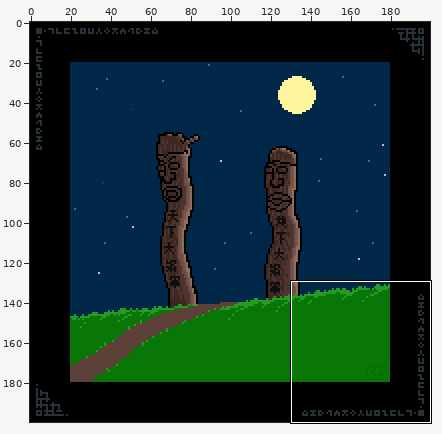
Two versions of one pixel-art file, works/pixel_dailies/pixel_dailies_20210804_historic_artefact.aseprite. The picture above shows the old version from afar; the outline marks the close-up.
Close-up. Before the commit:
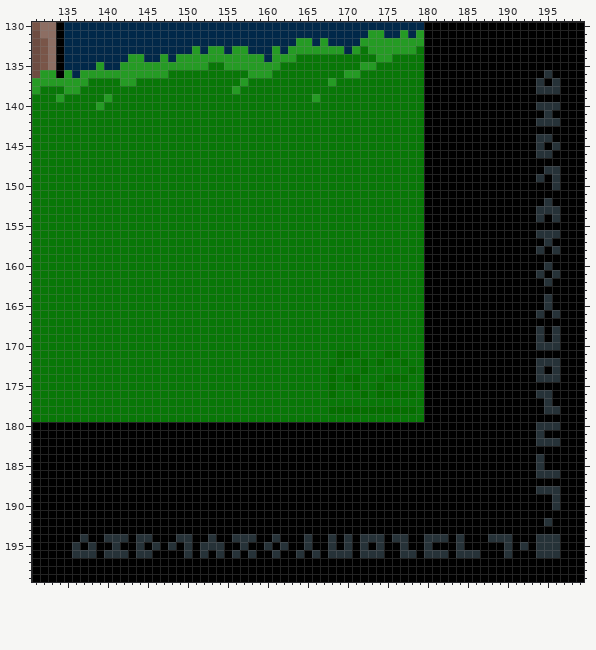
200x200 pixels, 1 frame. Shown: x 131..199, y 130..199.
After:
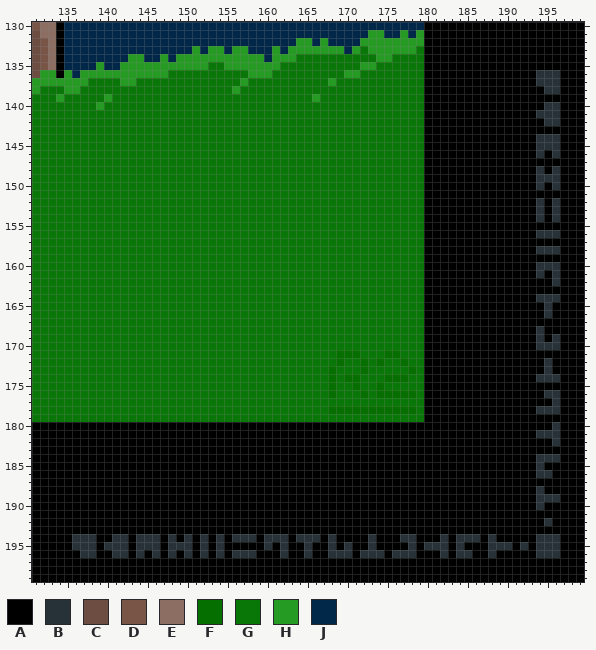
Palette (. is transparent): A #000000  B #263238  C #6d4c41  D #795548  E #8d6e63  F #056f00  G #087707  H #259b24  J #012849
The exact change:
Layer "bg":
Colour B becomes colour A in row 138 at x 194; in row 140 at x 194; in row 142 at x 194; in row 146 at x 195; in row 148 at x 195; in rows 152 to 153 at x 195.
Colour B becomes colour A in row 157 at x 195; in row 162 at x 195; in row 166 at x 194 and 196; in row 168 at x 196; in rows 172 to 173 at x 194 and 196; in row 176 at x 194.
Colour B becomes colour A in row 177 at x 195; in row 180 at x 194 to 195; in row 182 at x 194 to 195; in row 186 at x 196; in row 188 at x 195 to 196; in row 190 at x 196.
Colour B becomes colour A in row 194 at x 140, 149, 153, 170, 172, 174, 176, 180 to 181 and 189 to 190; in row 195 at x 153, 157, 172, 174 and 177; in row 196 at x 136, 140, 145, 161, 164, 166, 180 to 181, 186 and 190.
Colour A becomes colour B in row 136 at x 194 and 196; in row 137 at x 195; in row 141 at x 194 and 196; in row 144 at x 196; in row 145 at x 195; in row 146 at x 196.
Colour A becomes colour B in row 148 at x 194; in row 149 at x 195; in row 150 at x 194; in row 152 at x 194 and 196; in row 158 at x 195; in row 160 at x 194 and 196.
Colour A becomes colour B in row 162 at x 196; in row 164 at x 194 and 196; in row 166 at x 195; in row 173 at x 195; in rows 176 to 177 at x 196; in row 178 at x 194.
Colour A becomes colour B in row 181 at x 195 to 196; in row 184 at x 195 to 196; in row 189 at x 194 to 195; in row 190 at x 194; in row 194 at x 136, 138, 146, 148, 152, 154, 160, 162, 164, 166, 178 and 185 to 186; in row 195 at x 137, 140, 142, 145, 149, 173, 178, 181 to 182 and 188 to 189.
Colour A becomes colour B in row 196 at x 146, 148, 157, 162, 165, 176 and 188.
